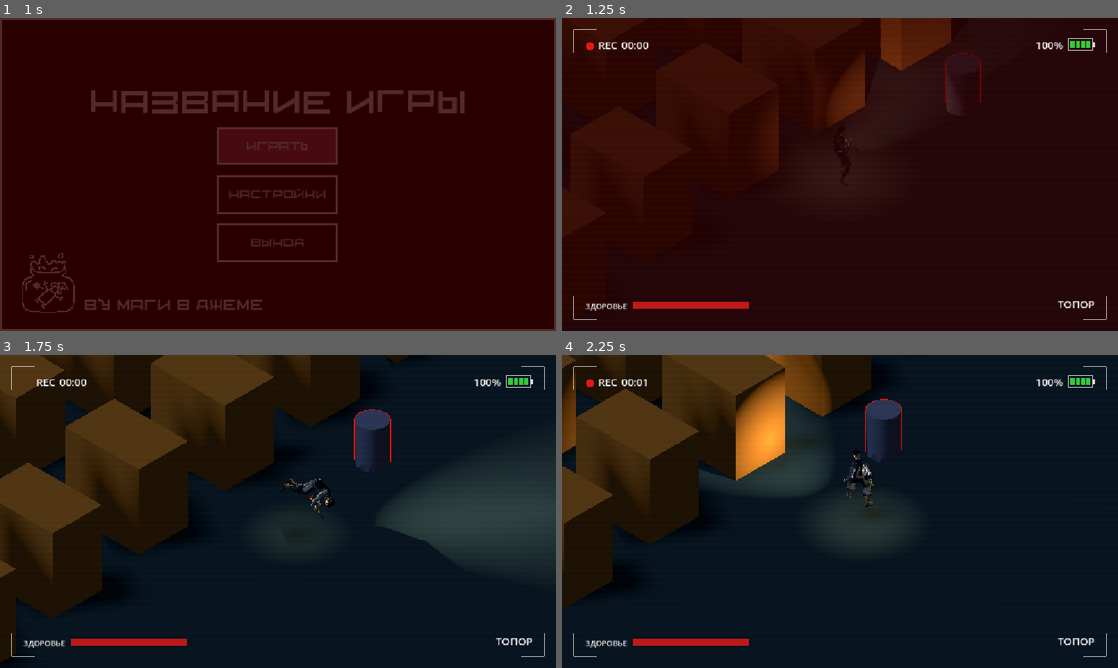
Above: before the commit, frames 1-4 (two rows, left to right).
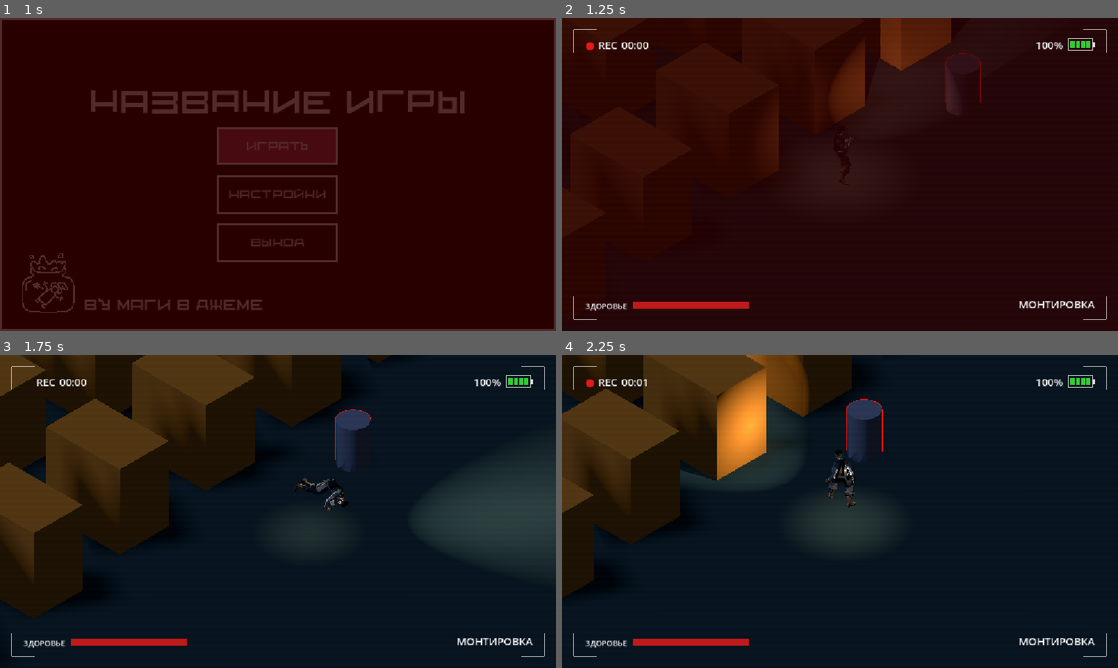
Above: after the commit, the same moments.

Repository: AnckerStudios/the-camera-game
Game: Godot game, scene res://ui/menu/menu.tscn
The game is run twice, just before and just after one commit, with the same random seed, the same clock (stepped at 60 frames per second) and the same inputs. Sound files missing from this copy of the repository are replaced by a short silence.
Inputs (mouse positions are in pixels of both pictures, inside the frame that each line leads up to):
- Up to frame 1 (1 s): click "Играть" at 0.5 s
- Up to frame 2 (1.25 s): no input
- Up to frame 3 (1.75 s): move the mouse to (400, 495) at 1.27 s; hold D (move_right) from 1.28 s (still down); hold Space (jump) from 1.28 s (still down); tap Shift (dash) at 1.35 s
- Up to frame 4 (2.25 s): move the mouse to (728, 527) at 2.02 s; release D (move_right) at 2.03 s; release Space (jump) at 2.03 s; hold S (move_backward) from 2.03 s (still down); tap Space (jump) at 2.1 s

Frame 1 is identical in both runs. In frame 2, 0.3% of the frame differs, in the area x 48-96%, y 0-93%; in frame 3, 12%; in frame 4, 12%, in the area x 0-96%, y 0-93%.

Commit message:
правки в конусе

Diff:
--- a/gamelogic/player/cone/view_cone.tscn
+++ b/gamelogic/player/cone/view_cone.tscn
@@ -8,7 +8,7 @@
 cone_edge_color = Color(1, 1, 0.8509804, 0)
 
 [node name="Flashlight" type="SpotLight3D" parent="." unique_id=1863092743]
-transform = Transform3D(1, 0, 0, 0, 0.9659258, 0.25881904, 0, -0.25881904, 0.9659258, 0, 1.1, -0.4)
+transform = Transform3D(1, 0, 0, 0, 0.9659259, 0.25881907, 0, -0.25881907, 0.9659258, 0, 1.5506858, -0.56288505)
 light_color = Color(1, 0.95, 0.85, 1)
 light_energy = 2.5
 shadow_enabled = true
--- a/gamelogic/player/player.tscn
+++ b/gamelogic/player/player.tscn
@@ -7,8 +7,6 @@
 [ext_resource type="PackedScene" uid="uid://cquasyawaifv" path="res://gamelogic/player/cone/view_cone.tscn" id="7_cone"]
 [ext_resource type="Script" uid="uid://gltw66fqtyyp" path="res://gamelogic/player/camera/wall_cutout.gd" id="20_cutout"]
 
-[ext_resource type="Script" path="res://gamelogic/weapon/weapon_holder.gd" id="30_holder"]
-[ext_resource type="Script" path="res://gamelogic/weapon/target_lock.gd" id="31_lock"]
 [sub_resource type="CapsuleShape3D" id="Shape"]
 radius = 0.35
 height = 1.8
@@ -17,20 +15,6 @@
 collision_layer = 9
 collision_mask = 9
 script = ExtResource("1")
-speed = null
-acceleration = null
-jump_speed = null
-turn_speed = null
-coyote_seconds = null
-fall_gravity_multiplier = null
-fall_gravity_growth = null
-max_fall_multiplier = null
-released_jump_multiplier = null
-max_jump_hold_seconds = null
-dash_distance = null
-dash_seconds = null
-dash_cooldown_seconds = null
-dash_curve = null
 
 [node name="PlayerInput" type="Node" parent="." unique_id=853431012]
 script = ExtResource("2")
@@ -52,11 +36,3 @@
 
 [node name="WallCutout" type="Node" parent="." unique_id=1395136778]
 script = ExtResource("20_cutout")
-
-[node name="WeaponHolder" type="Node3D" parent="Visual/PlayerModel/camera_man_5/Armature/Skeleton3D/RightHandGrip" node_paths=PackedStringArray("aim")]
-transform = Transform3D(1.422417, 1.794727, -0.263268, -0.451963, 0.026654, -2.259300, -1.756726, 1.445167, 0.368290, 0, 0, 0)
-script = ExtResource("30_holder")
-aim = NodePath("../../../../../..")
-
-[node name="TargetLock" type="Node" parent="Visual/PlayerModel/camera_man_5/Armature/Skeleton3D/RightHandGrip/WeaponHolder"]
-script = ExtResource("31_lock")
--- a/scene/artem/misha_v4_doma.tscn
+++ b/scene/artem/misha_v4_doma.tscn
@@ -5,8 +5,9 @@
 [ext_resource type="Curve" path="res://resources/animation/player/roll_motion.tres" id="3_1i3nq"]
 [ext_resource type="Script" uid="uid://depwexin4lwf1" path="res://gamelogic/player/camera/isometric_camera.gd" id="3_kbvua"]
 [ext_resource type="PackedScene" uid="uid://chrnas5w2mwst" path="res://ui/hud/hud.tscn" id="4_s1bv7"]
-[ext_resource type="Script" uid="uid://cmkrno3x3fyie" path="res://gamelogic/weapon/damage_dummy.gd" id="5_5egmh"]
 [ext_resource type="PackedScene" uid="uid://w3p8l3qnm13a" path="res://gamelogic/monster/ghoul/ghoul.tscn" id="6_4ackd"]
+[ext_resource type="Script" uid="uid://cj0kaua4ww26t" path="res://gamelogic/environment/explosive_barrel.gd" id="6_8n1ek"]
+[ext_resource type="AudioStream" uid="uid://bsv1wusib4t65" path="res://resources/music/gun.mp3" id="7_dcx1t"]
 [ext_resource type="PackedScene" uid="uid://by6ubidcpixtr" path="res://gamelogic/environment/items/pickup_item.tscn" id="7_pickup_item"]
 [ext_resource type="PackedScene" uid="uid://c2g4ugy8n7yeu" path="res://resources/model/world/barrel.glb" id="8_barrel"]
 [ext_resource type="Resource" path="res://gamelogic/environment/items/data/axe.tres" id="pickup_axe"]
@@ -94,7 +95,8 @@
 
 [node name="Dummy1" type="StaticBody3D" parent="." unique_id=1316338027]
 transform = Transform3D(1, 0, 0, 0, 1, 0, 0, 0, 1, 0, 0.5, -5)
-script = ExtResource("5_5egmh")
+script = ExtResource("6_8n1ek")
+explosion_sound = ExtResource("7_dcx1t")
 
 [node name="Shape" type="CollisionShape3D" parent="Dummy1" unique_id=830365736]
 shape = SubResource("DummyShape")
--- a/scene/ilya/ilya_v1_doma.tscn
+++ b/scene/ilya/ilya_v1_doma.tscn
@@ -2,6 +2,7 @@
 
 [ext_resource type="Script" uid="uid://djumrh3554s1" path="res://scene/dima/test_level_dima_script.gd" id="1_l4sg3"]
 [ext_resource type="PackedScene" uid="uid://kmwuw8pmi1bl" path="res://gamelogic/player/player.tscn" id="2_lntd3"]
+[ext_resource type="Curve" path="res://resources/animation/player/roll_motion.tres" id="3_u8q8r"]
 [ext_resource type="Script" uid="uid://depwexin4lwf1" path="res://gamelogic/player/camera/isometric_camera.gd" id="3_wemht"]
 [ext_resource type="PackedScene" uid="uid://chrnas5w2mwst" path="res://ui/hud/hud.tscn" id="4_si8ks"]
 [ext_resource type="Script" uid="uid://cj0kaua4ww26t" path="res://gamelogic/environment/explosive_barrel.gd" id="5_j7vhw"]
@@ -76,7 +77,20 @@
 
 [node name="Player" parent="." unique_id=1732594493 instance=ExtResource("2_lntd3")]
 transform = Transform3D(1, 0, 0, 0, 1, 0, 0, 0, 1, 0, 0.1, 0)
+speed = 2.5
+acceleration = 25.0
 jump_speed = 6.0
+turn_speed = 5.0
+coyote_seconds = 0.12
+fall_gravity_multiplier = 1.8
+fall_gravity_growth = 3.0
+max_fall_multiplier = 4.0
+released_jump_multiplier = 3.0
+max_jump_hold_seconds = 0.15
+dash_distance = 2.9
+dash_seconds = 0.9
+dash_cooldown_seconds = 0.4
+dash_curve = ExtResource("3_u8q8r")
 
 [node name="CameraRig" type="Node3D" parent="." unique_id=735580897 node_paths=PackedStringArray("target")]
 script = ExtResource("3_wemht")
